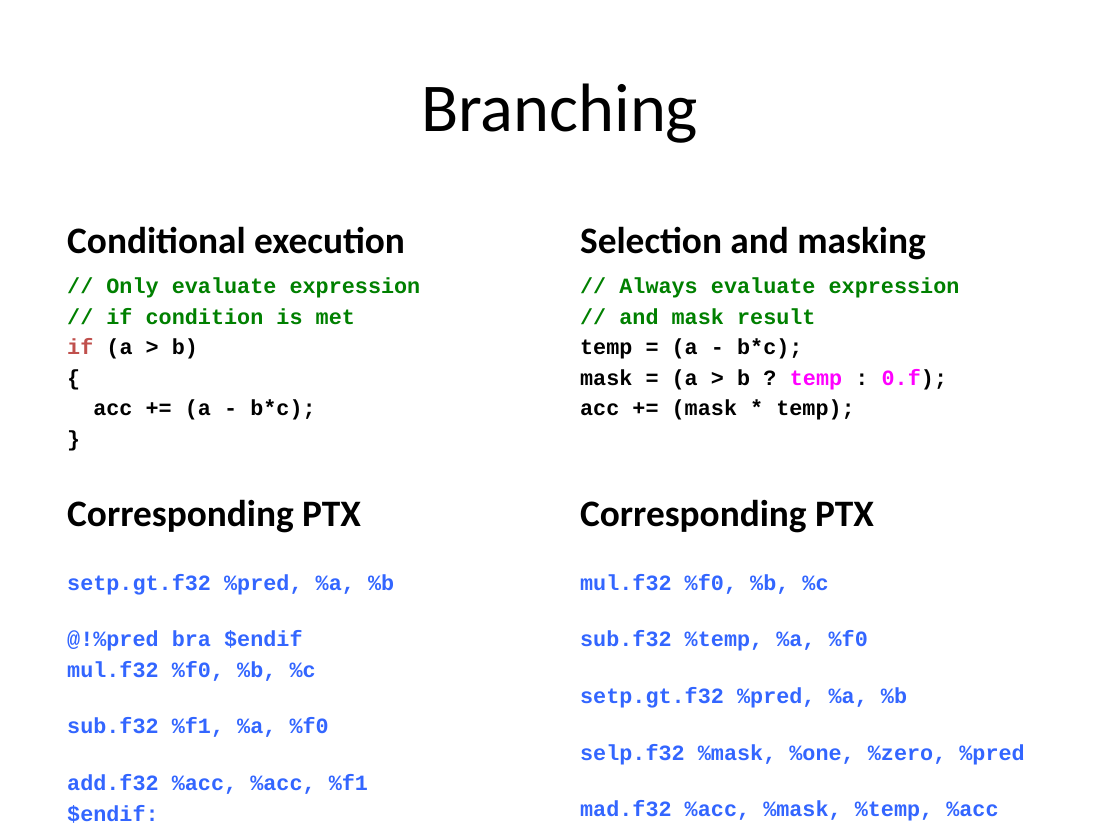
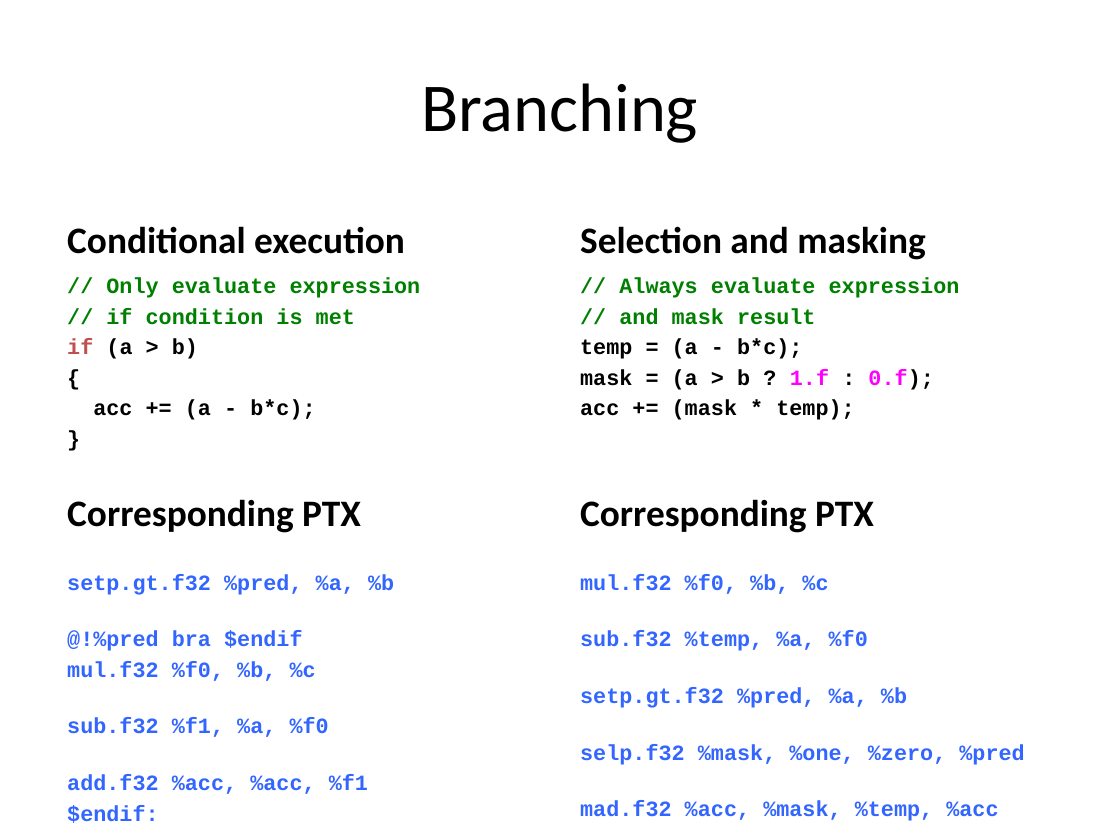
Before and after one commit to UoB-HPC/opencl-training-code, a slide deck: slide 74 of slides/advanced_part3.pptx (slide 73 before the commit). Drawn at 1120x840 pixels with LibreOffice and Linux fonts; fonts in the diff are those of the drawing. Boxes give left, top, right and bottom in pixels: in the first picture for what was removed or moved away, otherwise in the second. Text is boxed around its words. In the diff, an @@ line names an element or a change of style, - is before the commit and + after.

```diff
--- a/slides/advanced_part3.pptx
+++ b/slides/advanced_part3.pptx
@@ text at [580,369,933,390]: text changed @@
-mask = (a > b ? temp : 0.f);
+mask = (a > b ? 1.f : 0.f);
```
Also in this commit, not shown: 1 slide added.
